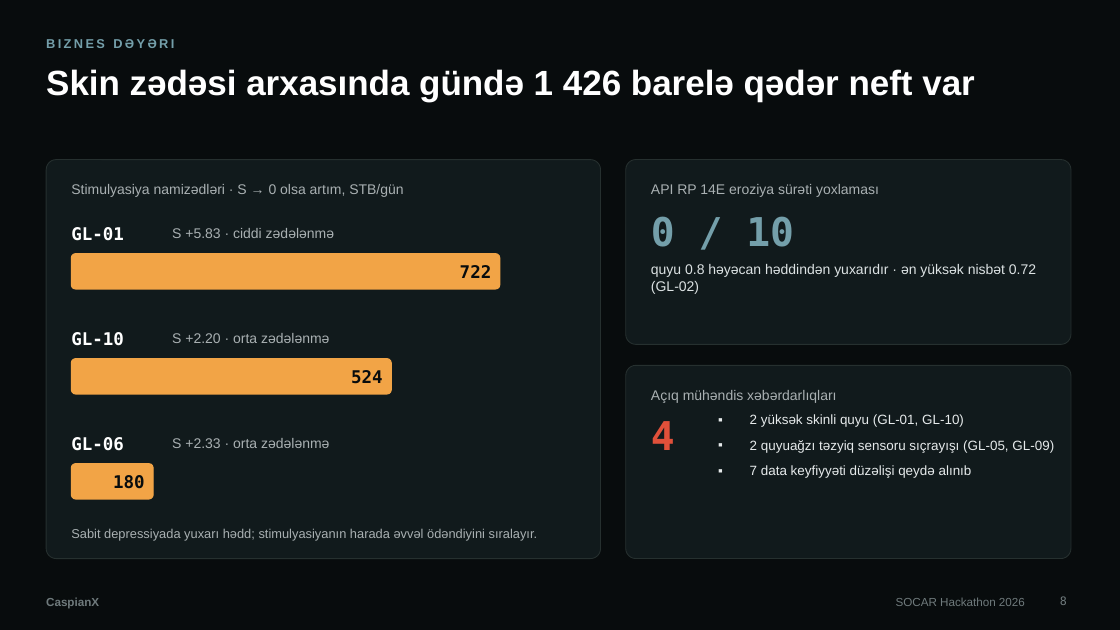
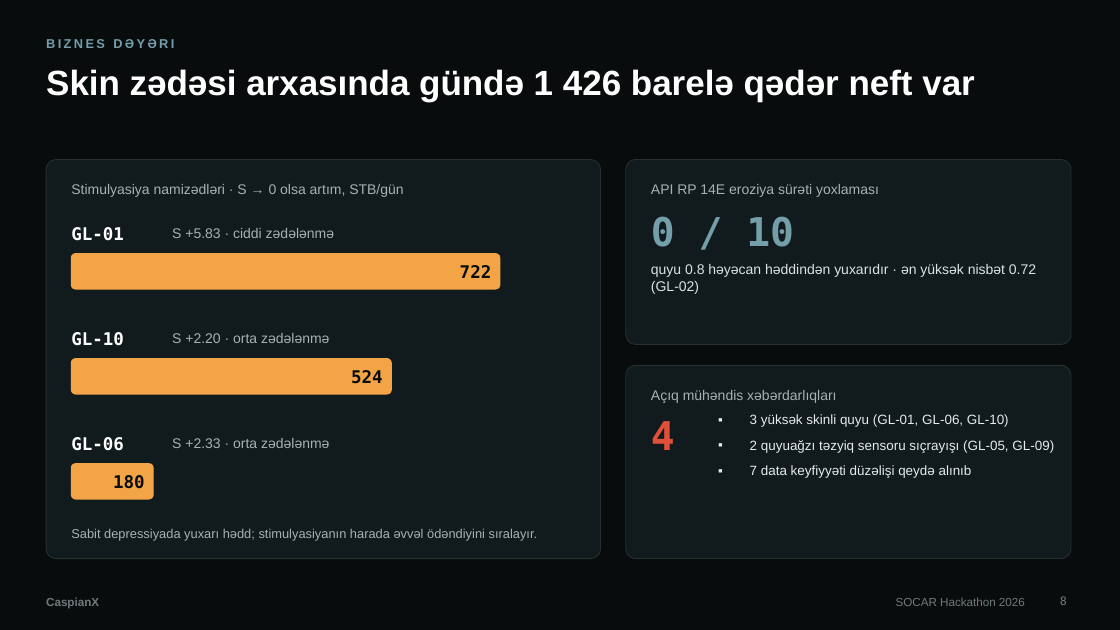
Before and after one commit to Qurban-data/caspianx-web, a slide deck: slide 8 of presentation/CaspianX_Teqdimat.pptx. Drawn at 1120x630 pixels with LibreOffice and Linux fonts; fonts in the diff are those of the drawing. Boxes give left, top, right and bottom in pixels: in the first picture for what was removed or moved away, otherwise in the second. Text is boxed around its words. In the diff, an @@ line names an element or a change of style, - is before the commit and + after.

```diff
--- a/presentation/CaspianX_Teqdimat.pptx
+++ b/presentation/CaspianX_Teqdimat.pptx
@@ text at [750,414,1009,427]: text changed @@
-▪ 2 yüksək skinli quyu (GL-01, GL-10)
+▪ 3 yüksək skinli quyu (GL-01, GL-06, GL-10)
```
Also in this commit, not shown: 1 other file.
